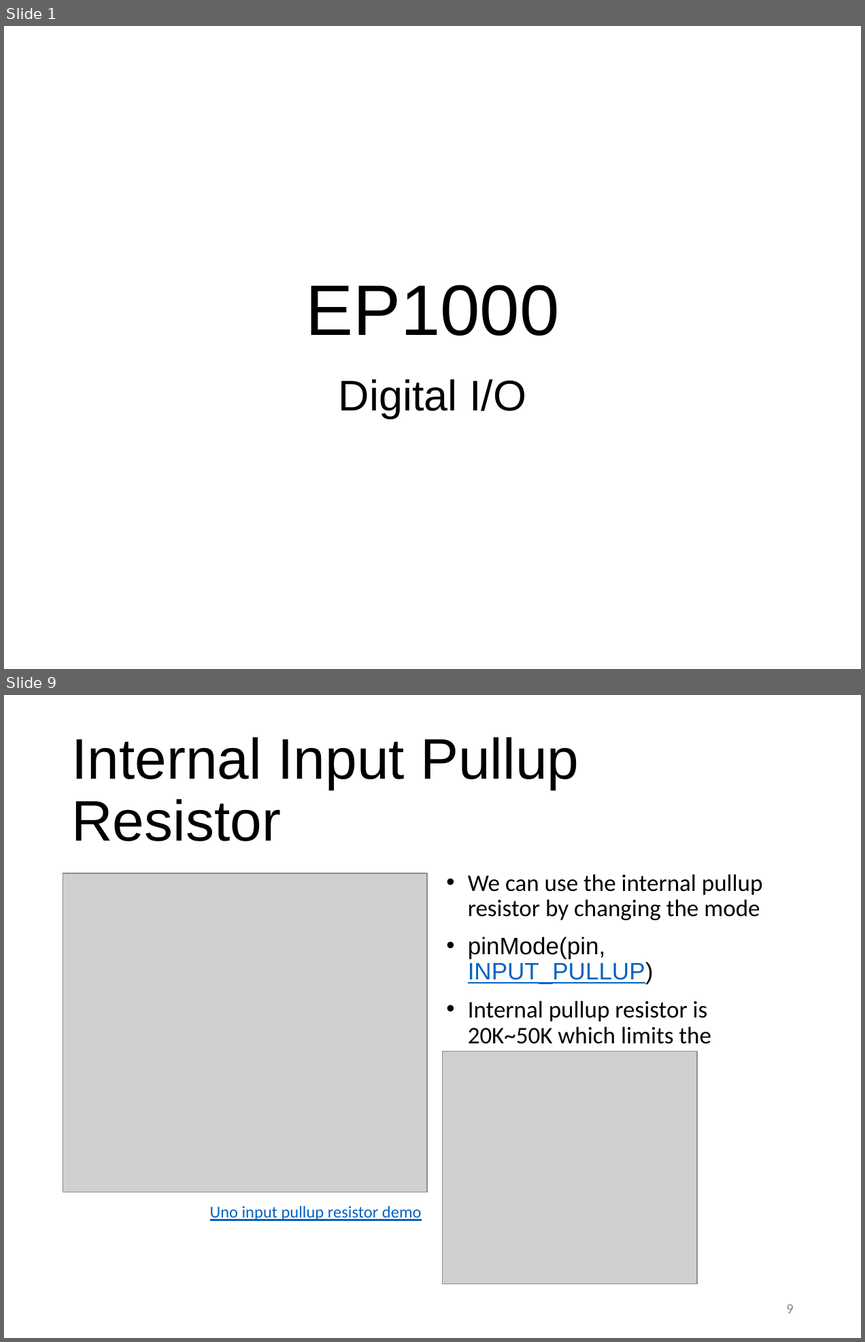
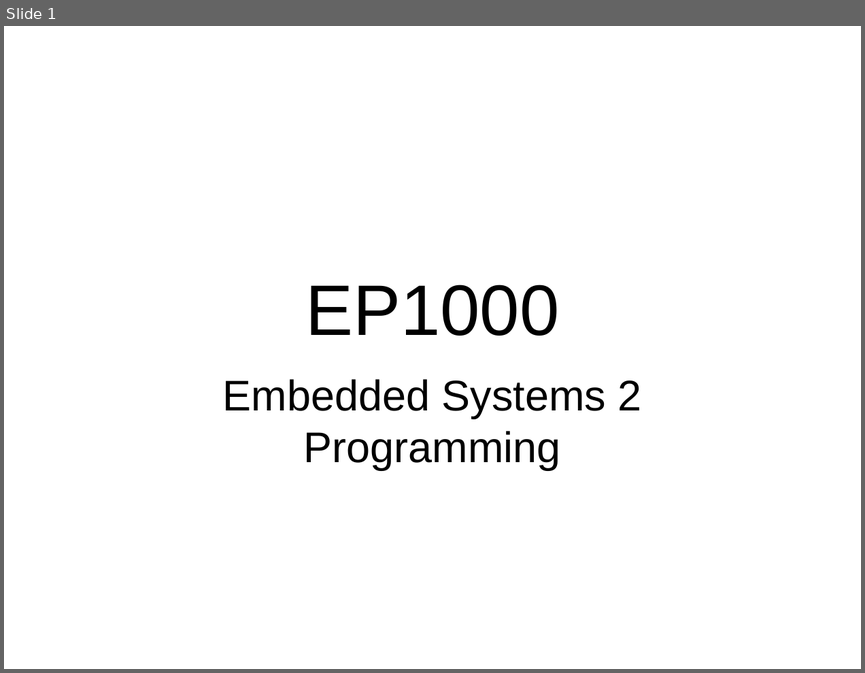
Before and after one commit to RDorville/digfab, a slide deck: presentations/ep1000_embedded2/ep1000_embedded2.pptx. Shown one above the other, each under a label of ours: slides 1 and 9 before the commit, slide 1 after it; the slides between them are not shown. The pictures are 865x1342 and 865x673 pixels, drawn with LibreOffice and Linux fonts; fonts in the diff are those of the drawing; grey boxes stand for pictures; background and template pictures are left out. Boxes give left, top, right and bottom in pixels: in the first picture for what was removed or moved away, otherwise in the second. Text is boxed around its words. In the diff, an @@ line names an element or a change of style, - is before the commit and + after.

```diff
--- a/presentations/ep1000_embedded2/ep1000_embedded2.pptx
+++ b/presentations/ep1000_embedded2/ep1000_embedded2.pptx
@@ slide 9 removed at <box>4,695,861,1338</box>, background #FFFFFF @@
@@ title removed at <box>71,737,579,841</box> @@
-Internal Input Pullup Resistor
@@ picture removed at <box>63,873,427,1192</box> @@
@@ text removed at <box>468,874,763,1051</box> @@
-• We can use the internal pullup resistor by changing the mode
-• pinMode(pin, INPUT_PULLUP)
-• Internal pullup resistor is 20K~50K which limits the current.
@@ picture removed at <box>442,1051,696,1284</box> @@
@@ text removed at <box>210,1206,422,1221</box> @@
-Uno input pullup resistor demo
@@ page number removed at <box>786,1304,793,1313</box> @@
-9
@@ slide 1 changed as well @@
@@ subtitle at <box>223,379,642,469</box>: text changed @@
-Digital I/O
+Embedded Systems 2
+Programming
```
Also in this commit, not shown: 1 other slide changed, 15 slides added, 17 other slides removed, 1 other file.
